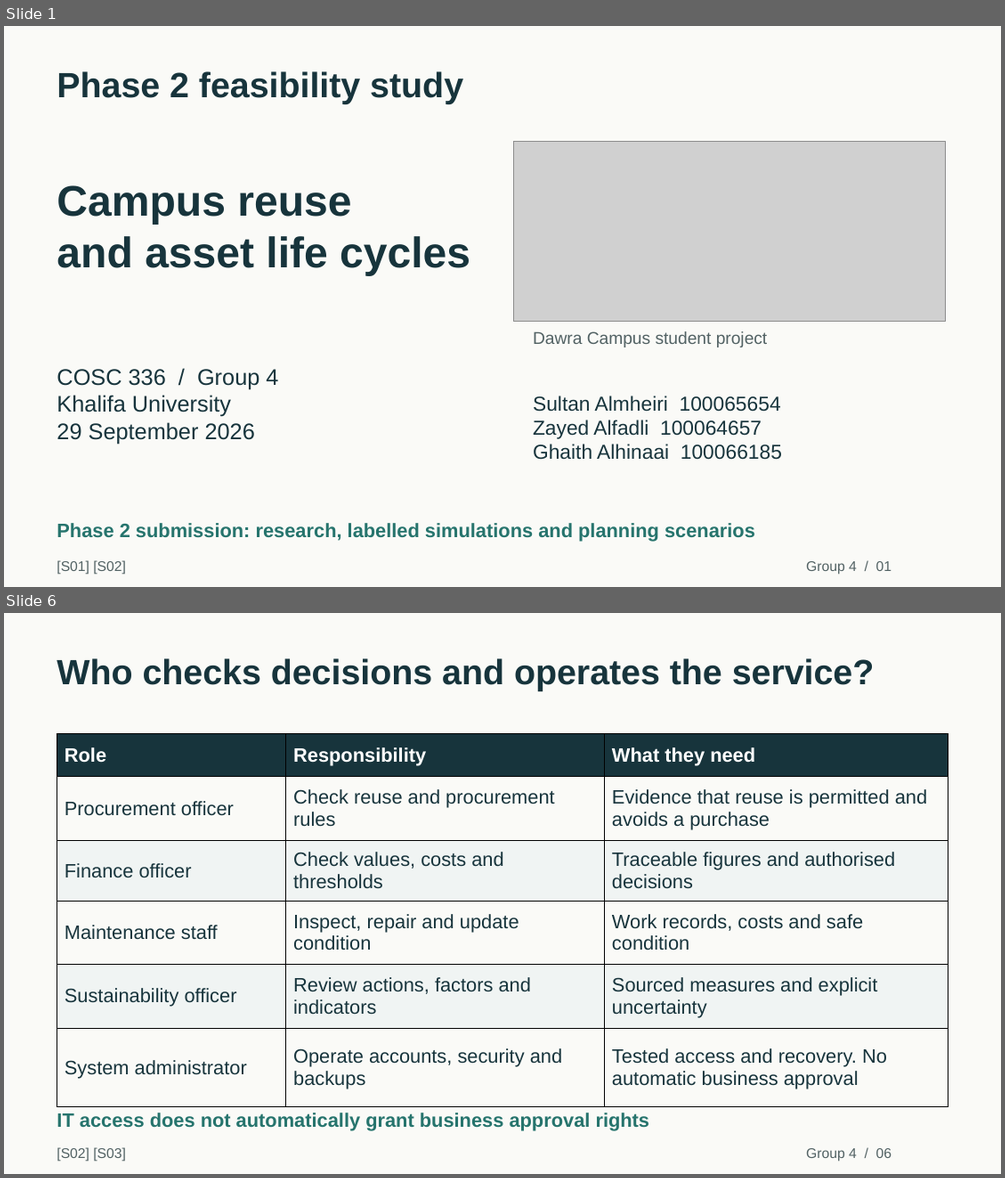
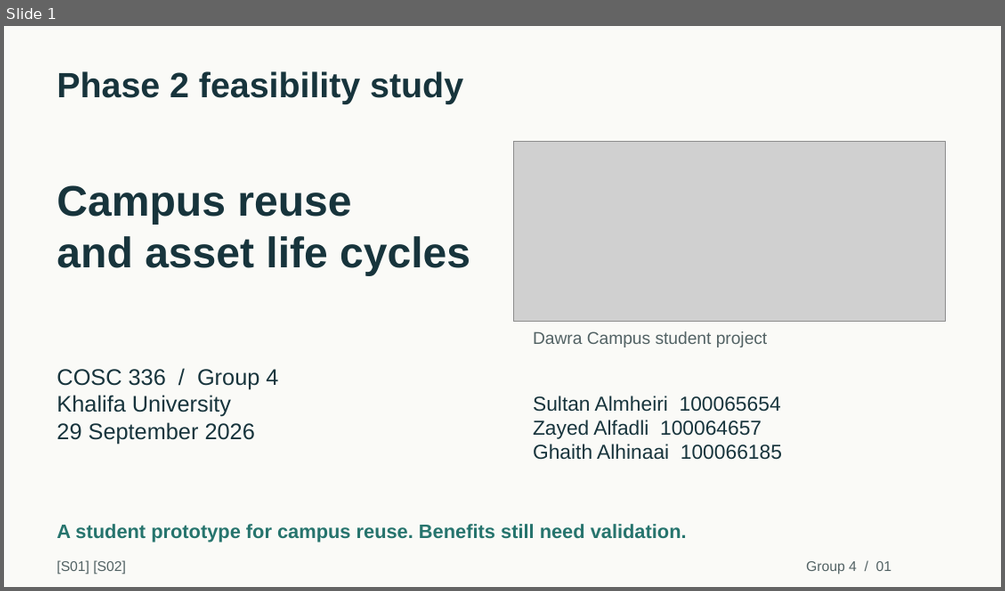
Before and after one commit to duqins/ITS, a slide deck: docs/phase2/final/Dawra_Campus_Phase2_Presentation.pptx. Shown one above the other, each under a label of ours: slides 1 and 6 before the commit, slide 1 after it; the slides between them are not shown. The pictures are 1005x1178 and 1005x591 pixels, drawn with LibreOffice and Linux fonts; fonts in the diff are those of the drawing; grey boxes stand for pictures. Boxes give left, top, right and bottom in pixels: in the first picture for what was removed or moved away, otherwise in the second. Text is boxed around its words. In the diff, an @@ line names an element or a change of style, - is before the commit and + after.

Commit message:
docs(phase2): shorten class presentation to 12 slides

```diff
--- a/docs/phase2/final/Dawra_Campus_Phase2_Presentation.pptx
+++ b/docs/phase2/final/Dawra_Campus_Phase2_Presentation.pptx
@@ slide 6 removed at box(4, 613, 1001, 1174), background #FAFAF7 @@
@@ text removed at box(57, 658, 874, 691) @@
-Who checks decisions and operates the service?
@@ table removed at box(57, 733, 947, 1107), 6 rows, 3 columns @@
-Role | Responsibility | What they need
-Procurement officer | Check reuse and procurement rules | Evidence that reuse is permitted and avoids a purchase
-Finance officer | Check values, costs and thresholds | Traceable figures and authorised decisions
-Maintenance staff | Inspect, repair and update condition | Work records, costs and safe condition
-Sustainability officer | Review actions, factors and indicators | Sourced measures and explicit uncertainty
-System administrator | Operate accounts, security and backups | Tested access and recovery. No automatic business approval
@@ text removed at box(57, 1112, 650, 1131) @@
-IT access does not automatically grant business approval rights
@@ text removed at box(57, 1147, 126, 1161) @@
-[S02] [S03]
@@ text removed at box(806, 1148, 891, 1161) @@
-Group 4 / 06
@@ slide 1 changed as well @@
@@ text at box(57, 524, 687, 542): text changed @@
-Phase 2 submission: research, labelled simulations and planning scenarios
+A student prototype for campus reuse. Benefits still need validation.
```
Also in this commit, not shown: 3 other slides changed, 8 slides added, 47 other slides removed, 3 other files.
